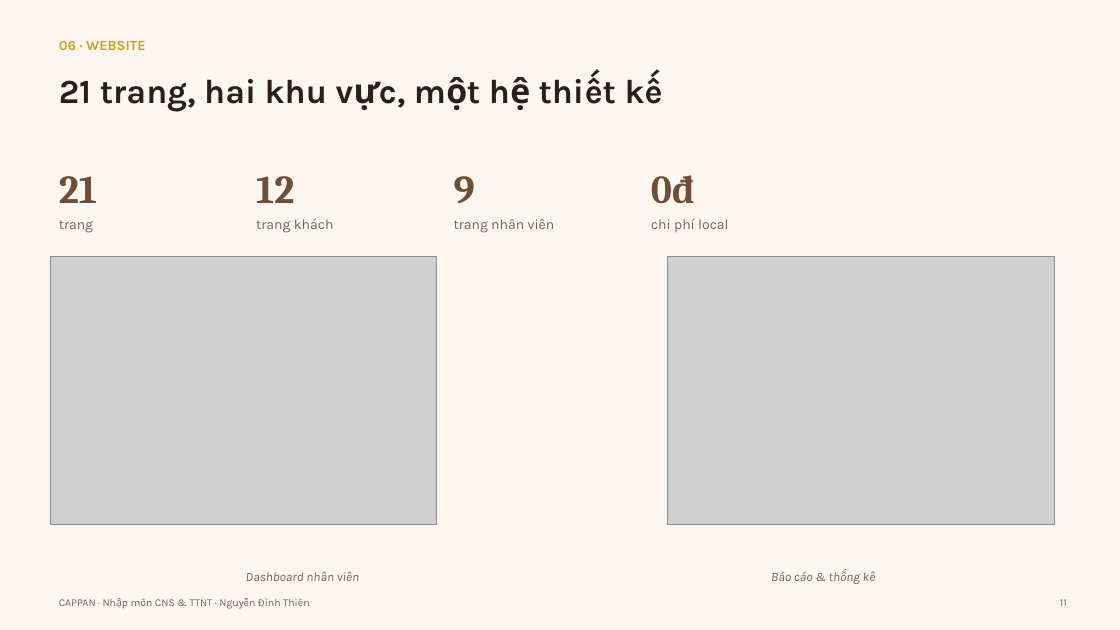
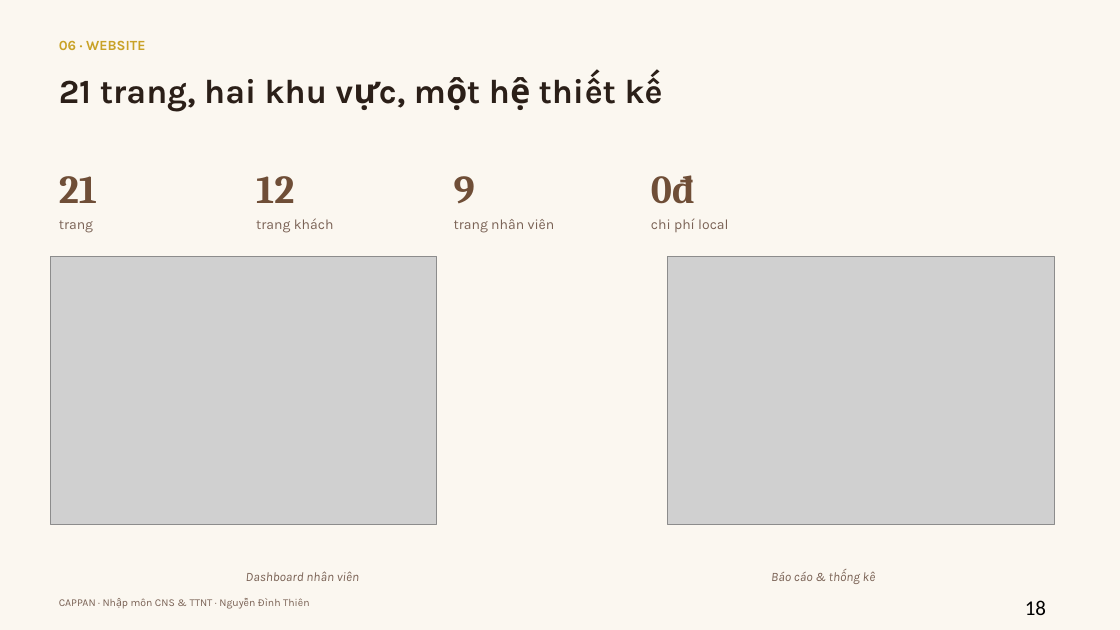
Before and after one commit to cappannguyen-0901/cappanwebdemo, a slide deck: slide 18 of cappan-slides.ppt (slide 11 before the commit). Drawn at 1120x630 pixels with LibreOffice and Linux fonts; fonts in the diff are those of the drawing; grey boxes stand for pictures. Boxes give left, top, right and bottom in pixels: in the first picture for what was removed or moved away, otherwise in the second. Text is boxed around its words. In the diff, an @@ line names an element or a change of style, - is before the commit and + after.

```diff
--- a/cappan-slides.ppt
+++ b/cappan-slides.ppt
@@ text at (x1=1025, y1=600, x2=1046, y2=615): text changed; size 9 to 18 pt; font Karla to Calibri; text colour #7A6255 to #000000 @@
-11
+18
```
Also in this commit, not shown: 11 other slides changed, 8 slides added, 1 slide removed, 1 other file.
